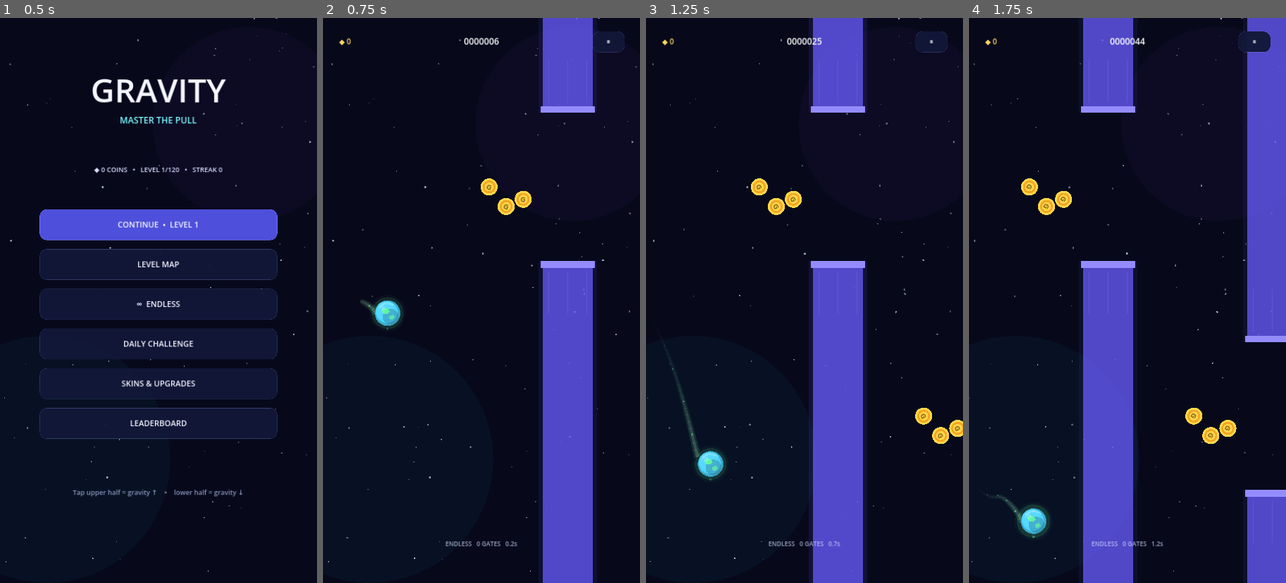
Above: before the commit, frames 1-4 (left to right).
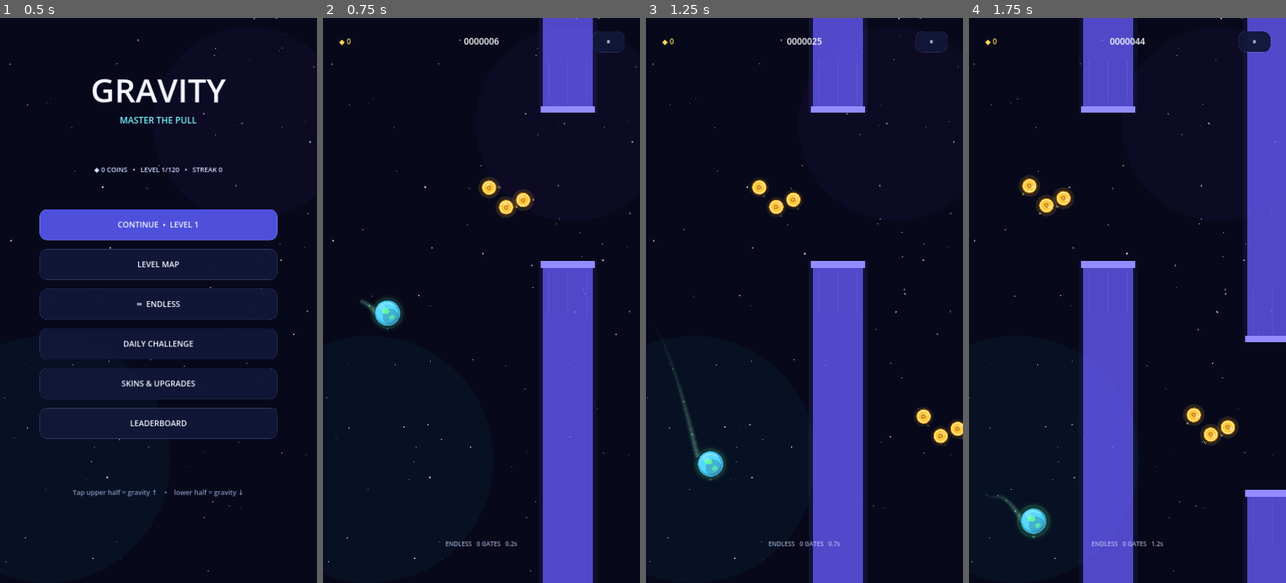
Above: after the commit, the same moments.

Repository: matejjakobovic-source/Galaxio-Game
Game: Godot game, scene res://scenes/main.tscn
Same seed, same stepped clock (60 frames per second), same inputs: the game is played once before the commit and once after it.
Inputs (mouse positions are in pixels of both pictures, inside the frame that each line leads up to):
- Up to frame 1 (0.5 s): no input
- Up to frame 2 (0.75 s): click "∞ ENDLESS" at 0.5 s
- Up to frame 3 (1.25 s): no input
- Up to frame 4 (1.75 s): tap Enter at 1.25 s; move the mouse to (1197, 272) at 1.27 s; hold W from 1.28 s (still down); click (1197, 272) at 1.42 s; tap Space at 1.52 s

Frame 1 is identical in both runs. In frame 2, 0.5% of the frame differs, in the area x 48-67%, y 28-36%; in frame 3, 0.6%; in frame 4, 1.1%, in the area x 15-86%, y 27-76%.

Commit message:
Make coins riskier and improve pickup visuals

Diff:
--- a/scripts/pickup.gd
+++ b/scripts/pickup.gd
@@ -21,9 +21,9 @@
 	var collision_shape := CollisionShape2D.new()
 	var circle := CircleShape2D.new()
 	if kind == "coin":
-		circle.radius = 30.0
+		circle.radius = 22.0
 	else:
-		circle.radius = 38.0
+		circle.radius = 36.0
 	collision_shape.shape = circle
 	add_child(collision_shape)
 	body_entered.connect(_on_body_entered)
@@ -35,10 +35,12 @@
 		return
 	bob_time += delta
 	if kind == "coin":
-		rotation += delta * 1.8
+		rotation += delta * 2.25
+		position.y = base_y + sin(bob_time * 4.0) * 3.5
 	else:
 		position.y = base_y + sin(bob_time * 3.0) * 9.0
 		rotation = sin(bob_time * 2.0) * 0.08
+	queue_redraw()
 
 func pull_toward(target_global_position: Vector2, pull_speed: float, delta: float) -> void:
 	if already_collected or kind != "coin":
@@ -58,10 +60,7 @@
 
 func _draw() -> void:
 	if kind == "coin":
-		draw_circle(Vector2.ZERO, 29.0, Color("ffd84a"))
-		draw_circle(Vector2.ZERO, 22.0, Color("f5a623"))
-		draw_circle(Vector2.ZERO, 15.0, Color("ffd84a"))
-		draw_string(ThemeDB.fallback_font, Vector2(-10.0, 9.0), "G", HORIZONTAL_ALIGNMENT_CENTER, 20.0, 24, Color("5f3c00"))
+		_draw_coin()
 		return
 
 	var color := Color("6effe8")
@@ -73,7 +72,25 @@
 		color = Color("d98cff")
 		symbol = "T"
 
-	draw_circle(Vector2.ZERO, 43.0, Color(color.r, color.g, color.b, 0.16))
-	draw_circle(Vector2.ZERO, 35.0, color)
-	draw_circle(Vector2.ZERO, 27.0, Color("10132f"))
+	var pulse: float = 0.5 + 0.5 * sin(bob_time * 4.0)
+	draw_circle(Vector2.ZERO, 48.0 + pulse * 4.0, Color(color.r, color.g, color.b, 0.08 + pulse * 0.05))
+	draw_circle(Vector2.ZERO, 37.0, color.darkened(0.18))
+	draw_arc(Vector2.ZERO, 34.0, 0.0, TAU, 36, color.lightened(0.22), 4.0)
+	draw_circle(Vector2.ZERO, 26.0, Color("10132f"))
+	draw_arc(Vector2.ZERO, 20.0, -1.7, 0.3, 18, Color(1.0, 1.0, 1.0, 0.28), 3.0)
 	draw_string(ThemeDB.fallback_font, Vector2(-12.0, 10.0), symbol, HORIZONTAL_ALIGNMENT_CENTER, 24.0, 28, color)
+
+func _draw_coin() -> void:
+	var shimmer: float = 0.5 + 0.5 * sin(bob_time * 7.0)
+	var gold := Color("ffc83f")
+	var bright := Color("fff1a6")
+	var dark := Color("9a5d00")
+	draw_circle(Vector2.ZERO, 34.0 + shimmer * 3.0, Color(gold.r, gold.g, gold.b, 0.08 + shimmer * 0.05))
+	draw_circle(Vector2.ZERO, 26.0, dark)
+	draw_circle(Vector2.ZERO, 23.0, gold)
+	draw_arc(Vector2.ZERO, 20.0, 0.0, TAU, 32, bright, 3.0)
+	draw_circle(Vector2(-7.0, -8.0), 6.0, Color(1.0, 1.0, 1.0, 0.24 + shimmer * 0.18))
+	draw_string(ThemeDB.fallback_font, Vector2(-9.0, 8.0), "G", HORIZONTAL_ALIGNMENT_CENTER, 18.0, 22, dark)
+	var flare_alpha: float = 0.18 + shimmer * 0.35
+	draw_line(Vector2(26.0, -15.0), Vector2(37.0, -15.0), Color(1.0, 0.95, 0.65, flare_alpha), 2.0)
+	draw_line(Vector2(31.5, -20.5), Vector2(31.5, -9.5), Color(1.0, 0.95, 0.65, flare_alpha), 2.0)
